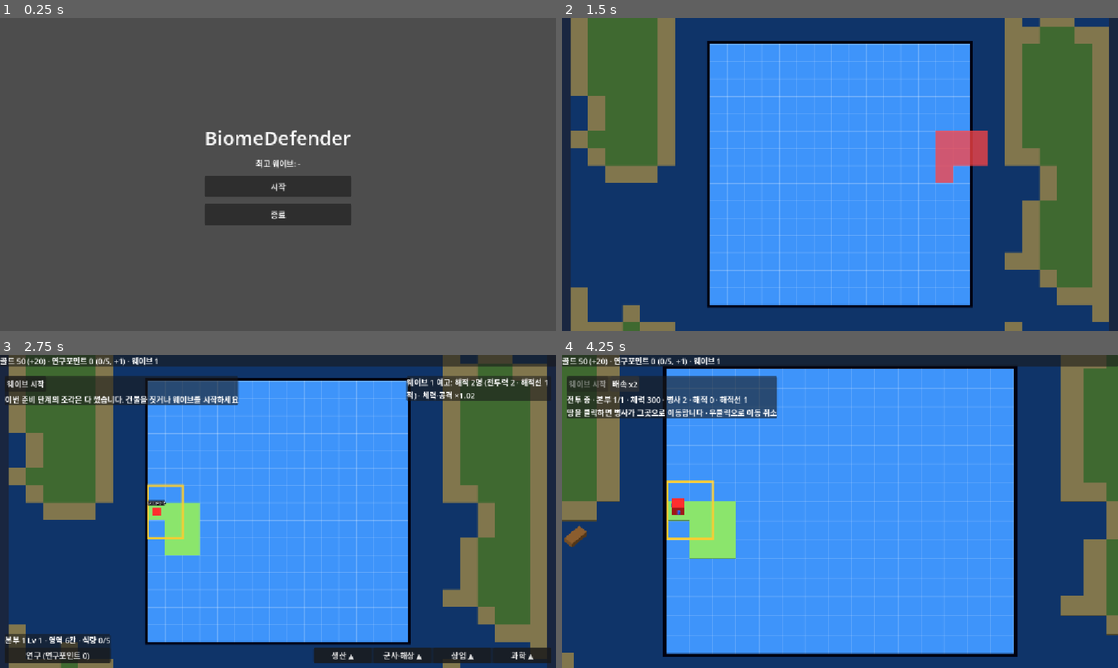
Above: before the commit, frames 1-4 (two rows, left to right).
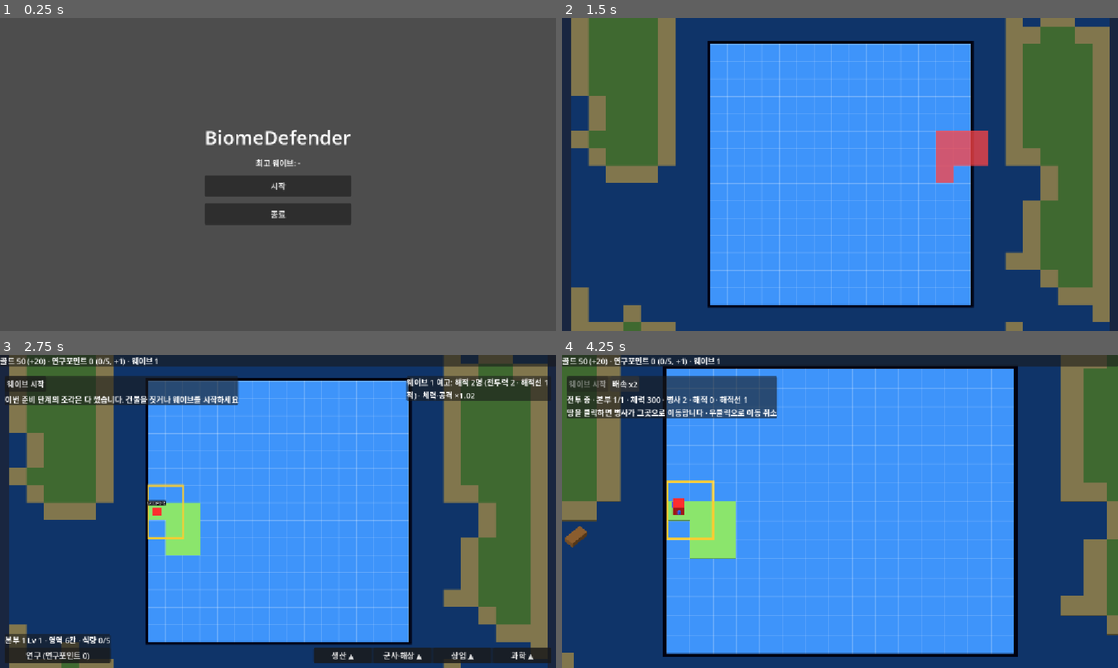
Above: after the commit, the same moments.

Repository: dpwns5889/Islander
Game: Godot game, scene res://assets/scenes/menu.tscn
Two runs of this game, one before a commit and one after it. Both use one fixed random seed, a clock stepped at 60 frames per second and the inputs below.
Inputs (mouse positions are in pixels of both pictures, inside the frame that each line leads up to):
- Up to frame 1 (0.25 s): no input
- Up to frame 2 (1.5 s): click "시작" at 0.5 s; tap Enter at 1.25 s; move the mouse to (962, 158) at 1.27 s; tap P at 1.35 s; click (962, 158) at 1.42 s
- Up to frame 3 (2.75 s): tap Space at 2 s; move the mouse to (166, 527) at 2.02 s; tap R at 2.1 s; click (166, 527) at 2.17 s
- Up to frame 4 (4.25 s): click "웨이브 시작" at 2.75 s; click "배속 x1" at 3.5 s

The runs differ from the first frame. In frame 1, 0.4% of the frame differs, in the area x 37-64%, y 35-65%; in frame 2, 1.6%; in frame 3, 1.5%; in frame 4, 2.1%, in the area x 0-98%, y 0-97%.

Commit message:
feat: 1920x1080 전체화면 시작과 스플래시 제거
UI는 stretch/scale 1.67배로 1152x648 기준 배치를 유지한다.

Co-Authored-By: Claude Sonnet 5.5 <noreply@anthropic.com>

Diff:
--- a/project.godot
+++ b/project.godot
@@ -15,6 +15,8 @@
 run/main_scene="res://assets/scenes/menu.tscn"
 config/features=PackedStringArray("4.7", "Forward Plus")
 config/icon="res://icon.svg"
+boot_splash/bg_color=Color(0, 0, 0, 1)
+boot_splash/show_image=false
 
 [autoload]
 
@@ -24,8 +26,12 @@
 
 [display]
 
+window/size/viewport_width=1920
+window/size/viewport_height=1080
+window/size/mode=3
 window/stretch/mode="canvas_items"
 window/stretch/aspect="expand"
+window/stretch/scale=1.6666667
 
 [importer_defaults]
 
Not shown, changed: docs/GameDesign.md
